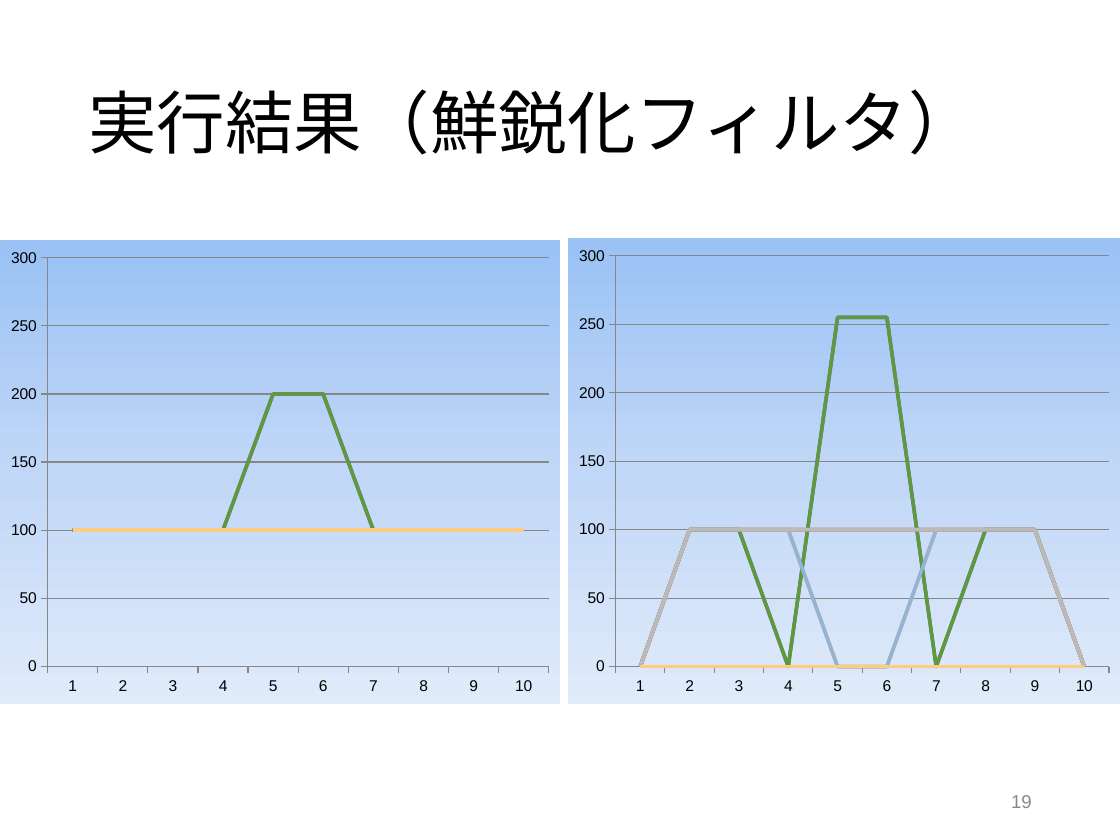
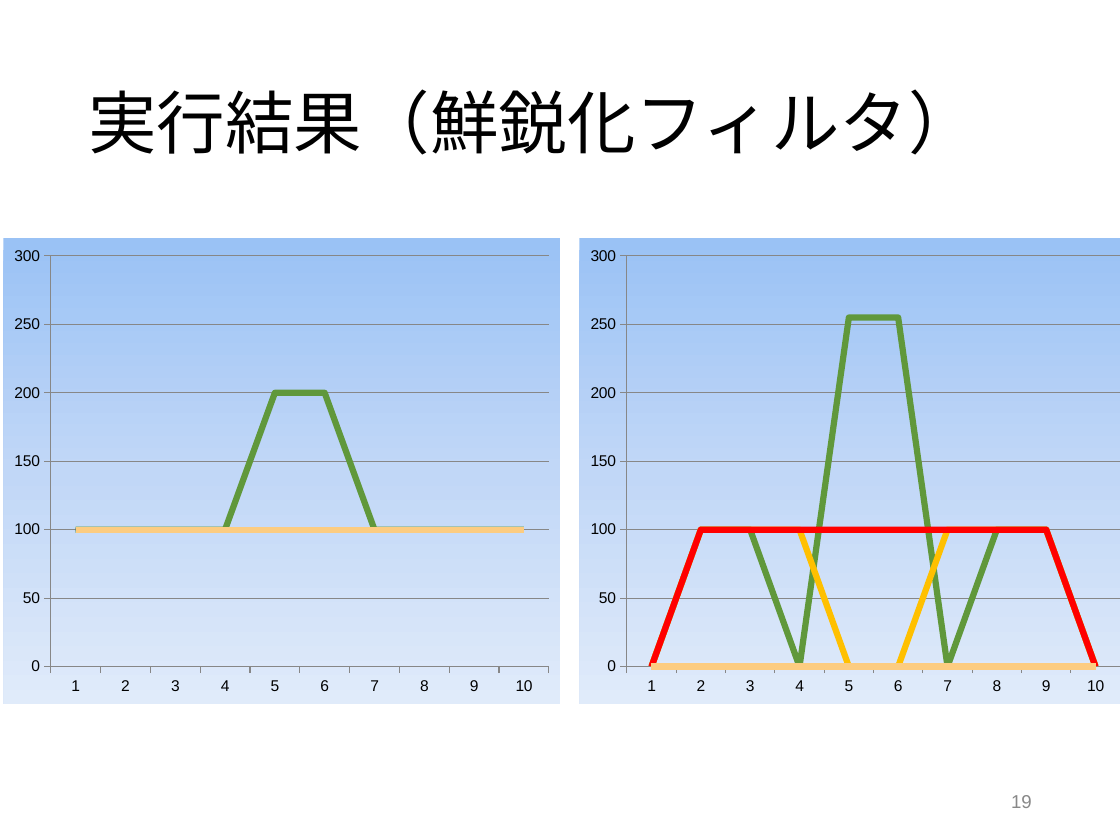
Before and after one commit to tamu0106/IN4_exp, a slide deck: slide 19 of exp_c/slide/exp_C.pptx. Drawn at 1120x840 pixels with LibreOffice and Linux fonts; fonts in the diff are those of the drawing. Boxes give left, top, right and bottom in pixels: in the first picture for what was removed or moved away, otherwise in the second. Text is boxed around its words. In the diff, an @@ line names an element or a change of style, - is before the commit and + after.

```diff
--- a/exp_c/slide/exp_C.pptx
+++ b/exp_c/slide/exp_C.pptx
@@ line chart at (x1=3, y1=237, x2=560, y2=704) @@
@@ category axis changed @@
@@ value axis changed @@
@@ line chart at (x1=579, y1=237, x2=1120, y2=704) @@
@@ colour of Series 7 #5B9BD5 to #FFC000 @@
@@ colour of Series 9 #A5A5A5 to #FF0000 @@
@@ category axis changed @@
@@ value axis changed @@
@@ line chart resized from (x1=568, y1=237, x2=1120, y2=704) to (x1=579, y1=237, x2=1120, y2=704) @@
```
Also in this commit, not shown: 20 other slides changed.
